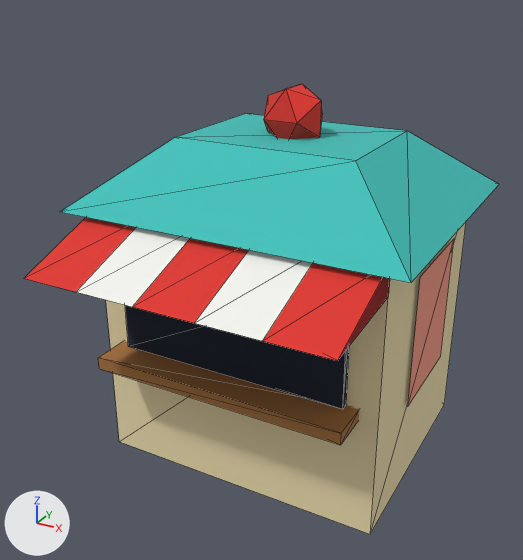
The glTF model client/public/assets/models/prop_kiosk.glb, before and after one commit.
Before and after are seen from a 50 mm camera at (2.53, -5.03, 3.97) aimed at (-0.06, -0.32, 1.61). Every picture has the same lights, and +X, +Y and +Z are marked at lower left. The first picture is the older version. Mesh edges are drawn as thin lines. Vertices at exactly the same position are counted once.

In view in the first picture: 'prop_kiosk'.
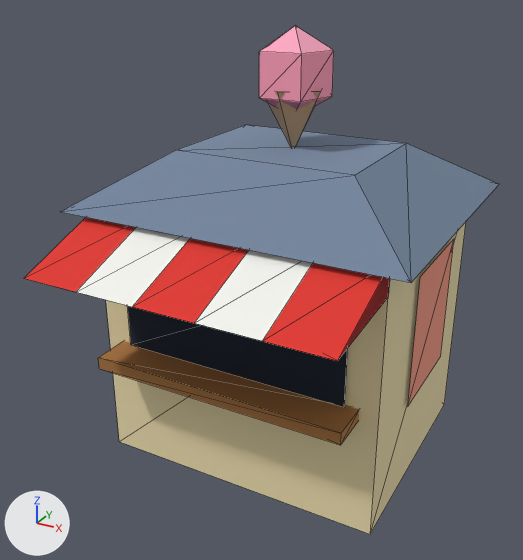
The change, as a diff of the scene's bpy script:
```diff
--- a/client/public/assets/models/prop_kiosk.glb.py
+++ b/client/public/assets/models/prop_kiosk.glb.py
@@ me_prop_kiosk @@
 # used by ob_prop_kiosk; location = (0.0, 0.0, 0.0)
 # verts and faces of me_prop_kiosk; kept vertices keep their numbers, new ones are numbered from 70
 # before: 2 (1.2, -0.9, 2.2), 3 (-1.2, -0.9, 2.2), 5 (1.2, 1.1, 2.2), 7 (-1.2, 1.1, 2.2), 24 (-1.4, -1.1, 2.2) at pixel (59, 211)
 # before: 25 (1.4, -1.1, 2.2) at pixel (411, 282), 26 (0.75, -0.45, 2.72) at pixel (355, 160), 27 (-0.75, -0.45, 2.72) at pixel (174, 137), 28 (1.4, 1.3, 2.2) at pixel (499, 184), 29 (0.75, 0.65, 2.72) at pixel (407, 130)
 # before: 30 (-1.4, 1.3, 2.2), 31 (-0.75, 0.65, 2.72) at pixel (245, 113)
-me_prop_kiosk.from_pydata(...)  # 70 vertices, 80 faces; spans x -1.4..1.4, y -1.72..1.3, z 0.0..3.09
+me_prop_kiosk.from_pydata(...)  # 72 vertices, 77 faces; spans x -1.4..1.4, y -1.72..1.3, z 0.0..3.53
+# me_prop_kiosk part 1: a new loose piece, a UV sphere (5 segments, 3 rings, poles along z) spanning x -0.28..0.28, y -0.14..0.39, z 2.85..3.53, in mat_vcol
+# me_prop_kiosk part 2: the loose piece of 12 vertices spanning x -0.23..0.23, y -0.13..0.33, z 2.63..3.09 is rebuilt with 6 vertices and now spans x -0.26..0.26, y -0.17..0.32, z 2.58..3.08
+# me_prop_kiosk part 3: the loose piece of 8 vertices spanning x -0.95..0.95, y -0.96..-0.9, z 1.07..2.02 is rebuilt with 4 vertices and now spans x -0.95..0.95, y -0.93, z 1.08..2.03
+# me_prop_kiosk part 4
+delete_faces([(2, 5, 3), (3, 5, 7)])
+for i in [26, 27, 29, 31]: verts[i] += (0.0, 0.0, -0.1)
+faces += [(25, 30, 28), (24, 30, 25)]
 me_prop_kiosk.materials.append(mat_vcol)
```

Location of each change, (x1, y1, x2, y2) in pixels of the pictures (523 x 560 px; the box of a moved part takes in the faces that stretch with it):
'prop_kiosk', reshaped (13% taller): before (24, 84, 499, 534); after (24, 26, 499, 534)
part 1 of me_prop_kiosk, added (pink): after (259, 26, 334, 109)
part 2 of me_prop_kiosk, rebuilt: before (264, 84, 322, 139); after (268, 92, 320, 147)
part 3 of me_prop_kiosk, rebuilt: before (125, 305, 349, 409); after (128, 306, 348, 407)
part 4 of me_prop_kiosk, moved or reshaped: before (61, 114, 499, 283); after (61, 125, 499, 283)
